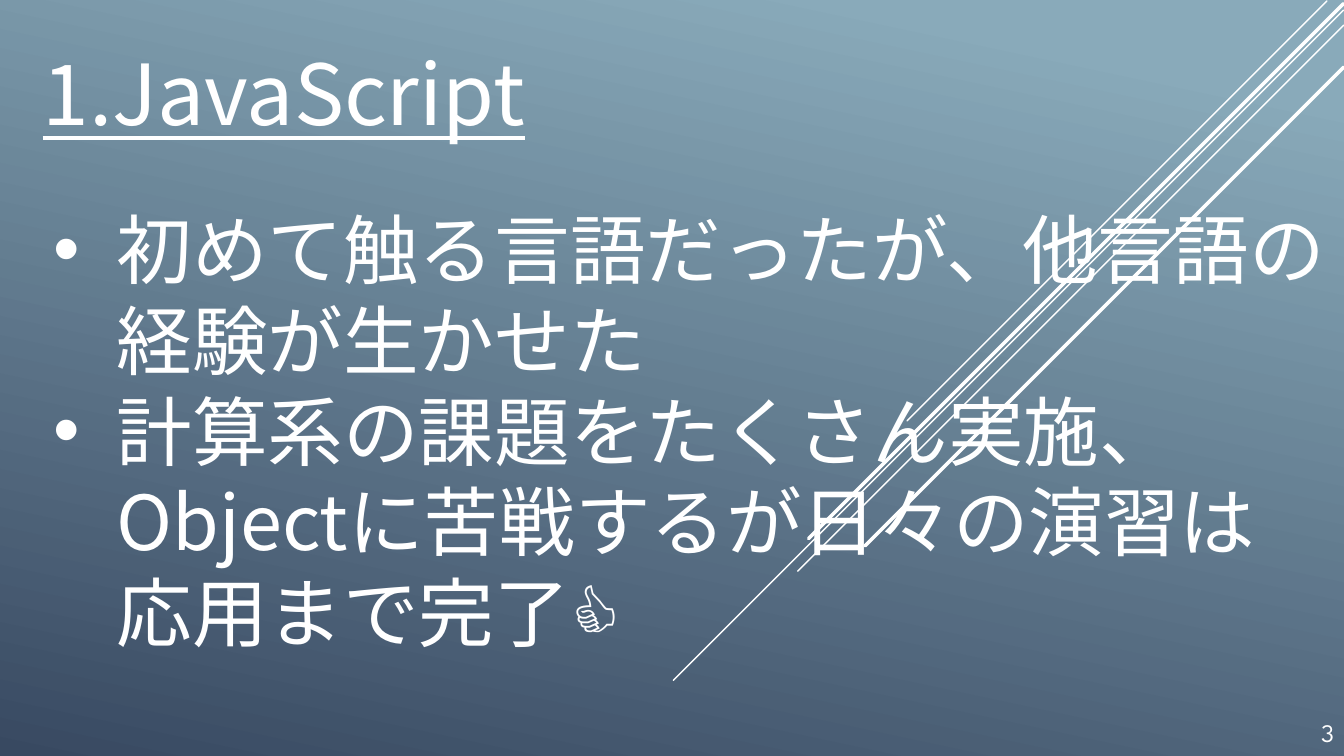
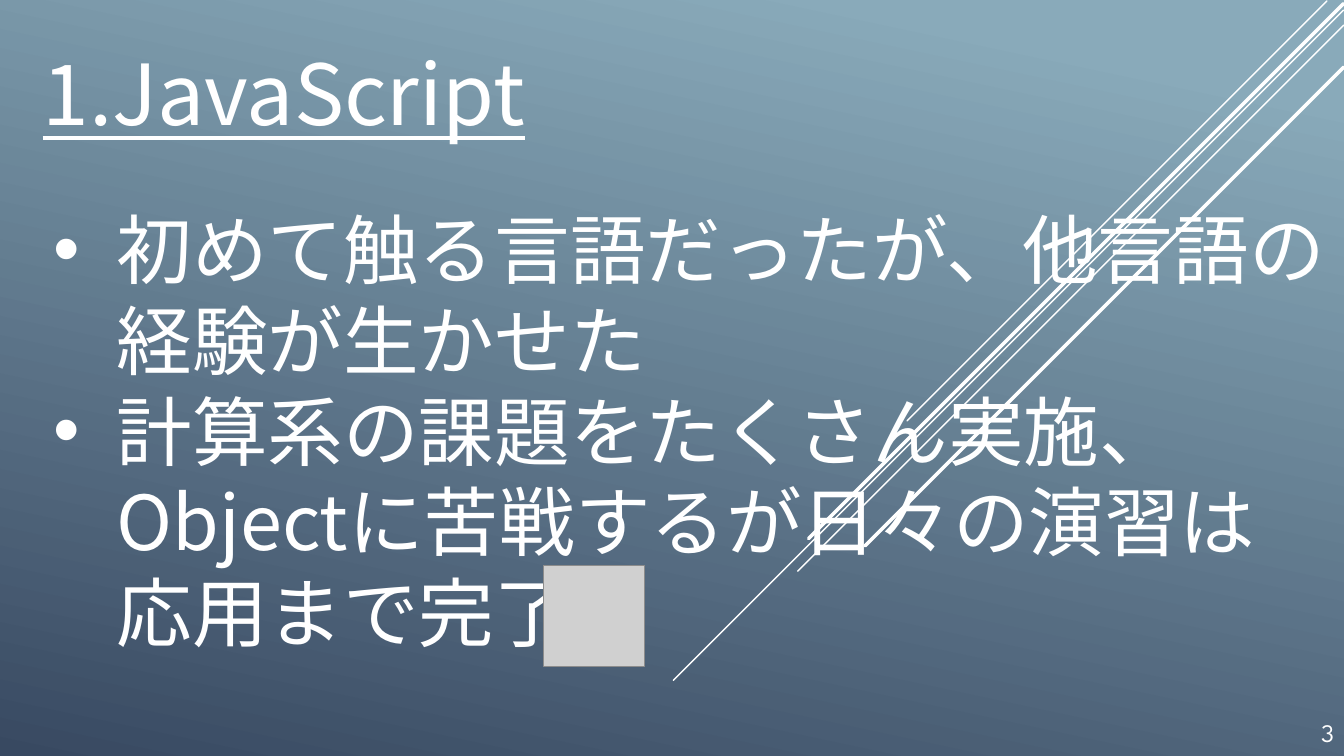
Before and after one commit to 2VJ-Makino/2VJ-Makino, a slide deck: slide 3 of presentation2/プロジェクトプレゼンテーション_002.pptx. Drawn at 1344x756 pixels with LibreOffice and Linux fonts; fonts in the diff are those of the drawing; grey boxes stand for pictures. Boxes give left, top, right and bottom in pixels: in the first picture for what was removed or moved away, otherwise in the second. Text is boxed around its words. In the diff, an @@ line names an element or a change of style, - is before the commit and + after.

```diff
--- a/presentation2/プロジェクトプレゼンテーション_002.pptx
+++ b/presentation2/プロジェクトプレゼンテーション_002.pptx
@@ text at (117, 382, 1256, 660): text changed @@
-• 計算系の課題をたくさん実施、
-  Objectに苦戦するが日々の演習は
-  応用まで完了👍
+• 計算系の課題をたくさん実施、
+  Objectに苦戦するが日々の演習は
+  応用まで完了
@@ picture added at (544, 566, 645, 666) @@
```
Also in this commit, not shown: 7 other slides changed, 7 other files.
